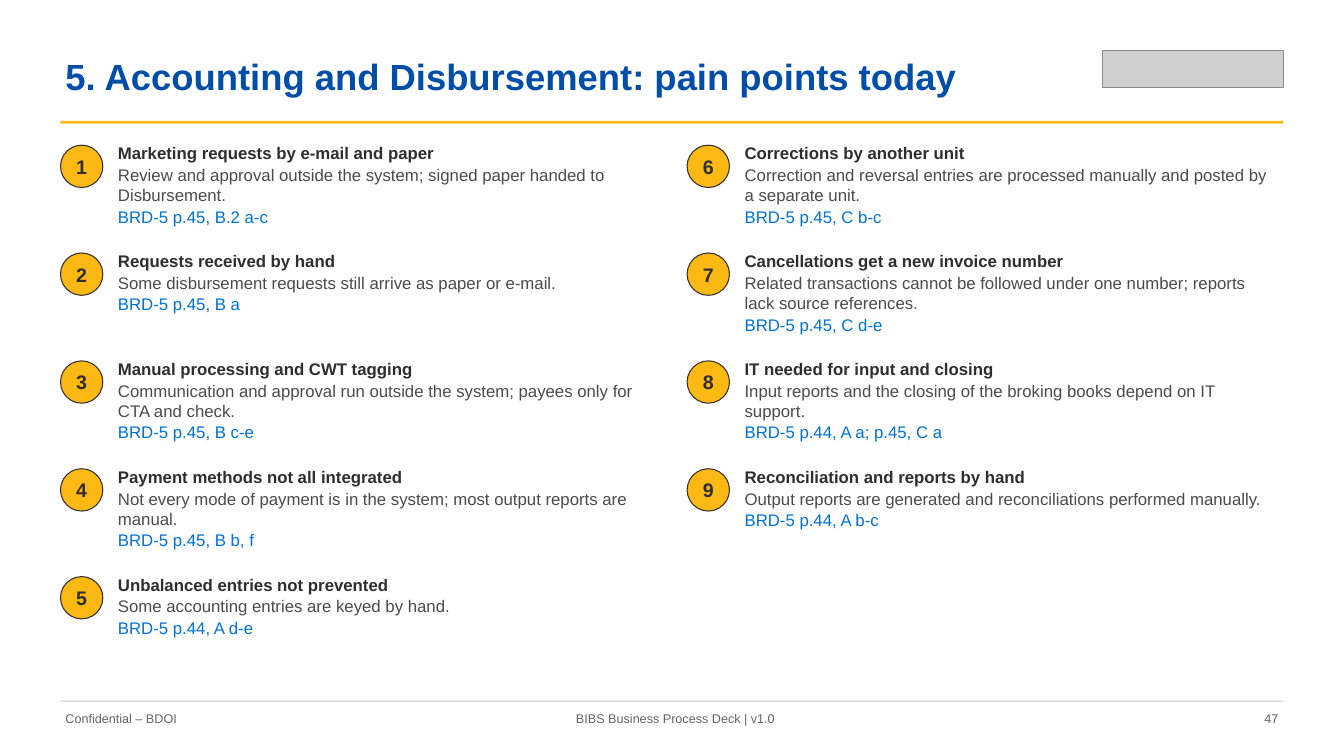
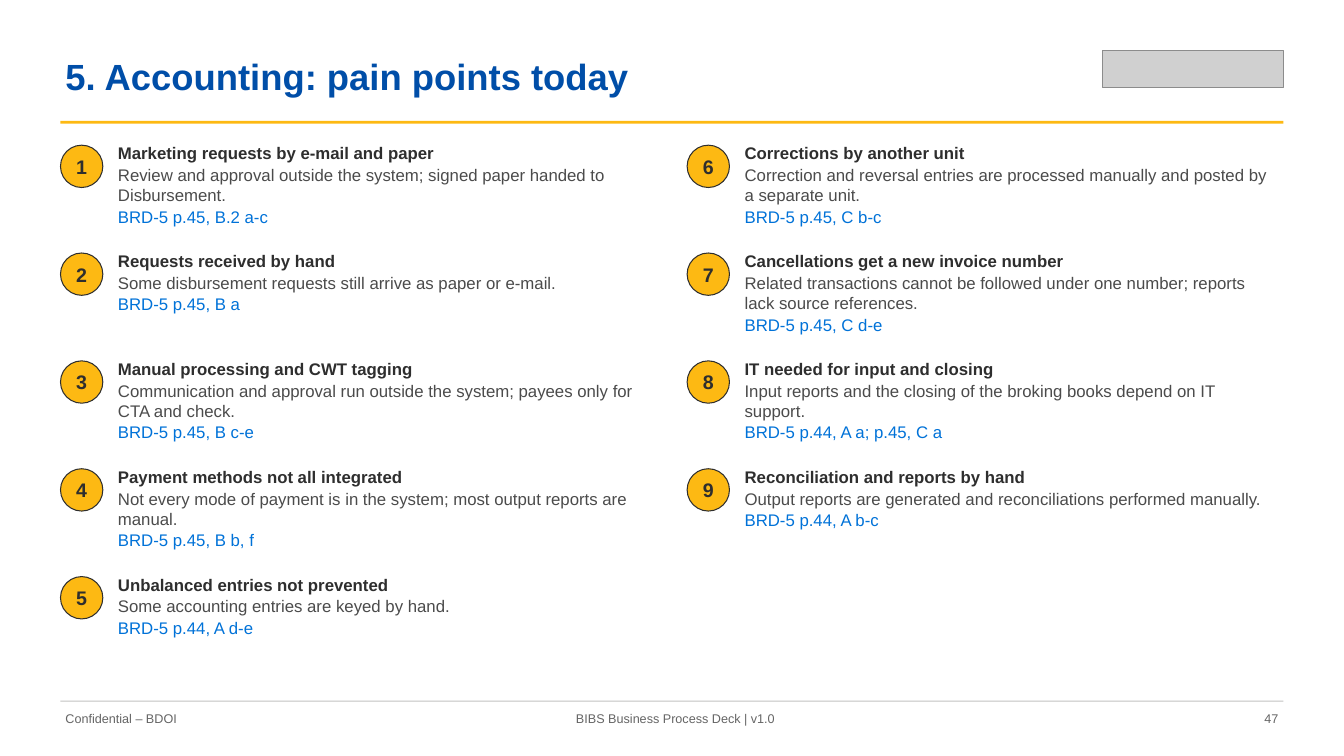
Before and after one commit to IortaTexhNXT-DEV/FinVerse, a slide deck: slide 47 of docs/deliverables/out/Decks/BIBS_Deck_BRD-00_Business_Process_AsIs_Envisioned_BestPractice_v1.0.pptx. Drawn at 1344x756 pixels with LibreOffice and Linux fonts; fonts in the diff are those of the drawing; grey boxes stand for pictures. Boxes give left, top, right and bottom in pixels: in the first picture for what was removed or moved away, otherwise in the second. Text is boxed around its words. In the diff, an @@ line names an element or a change of style, - is before the commit and + after.

```diff
--- a/docs/deliverables/out/Decks/BIBS_Deck_BRD-00_Business_Process_AsIs_Envisioned_BestPractice_v1.0.pptx
+++ b/docs/deliverables/out/Decks/BIBS_Deck_BRD-00_Business_Process_AsIs_Envisioned_BestPractice_v1.0.pptx
@@ text at (65, 63, 628, 97): text changed @@
-5. Accounting and Disbursement: pain points today
+5. Accounting: pain points today
```
Also in this commit, not shown: 39 other slides changed, 11 other files.
